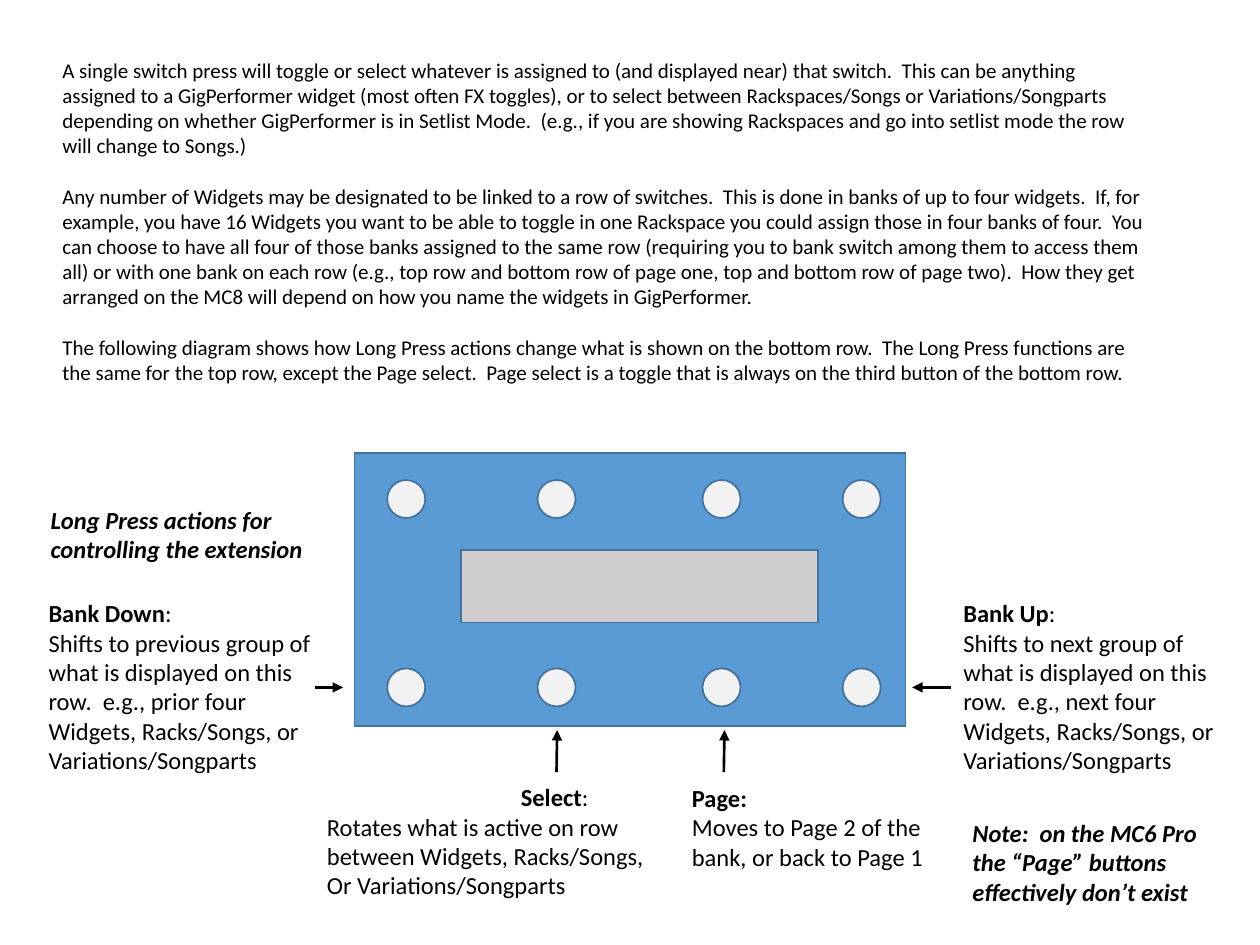
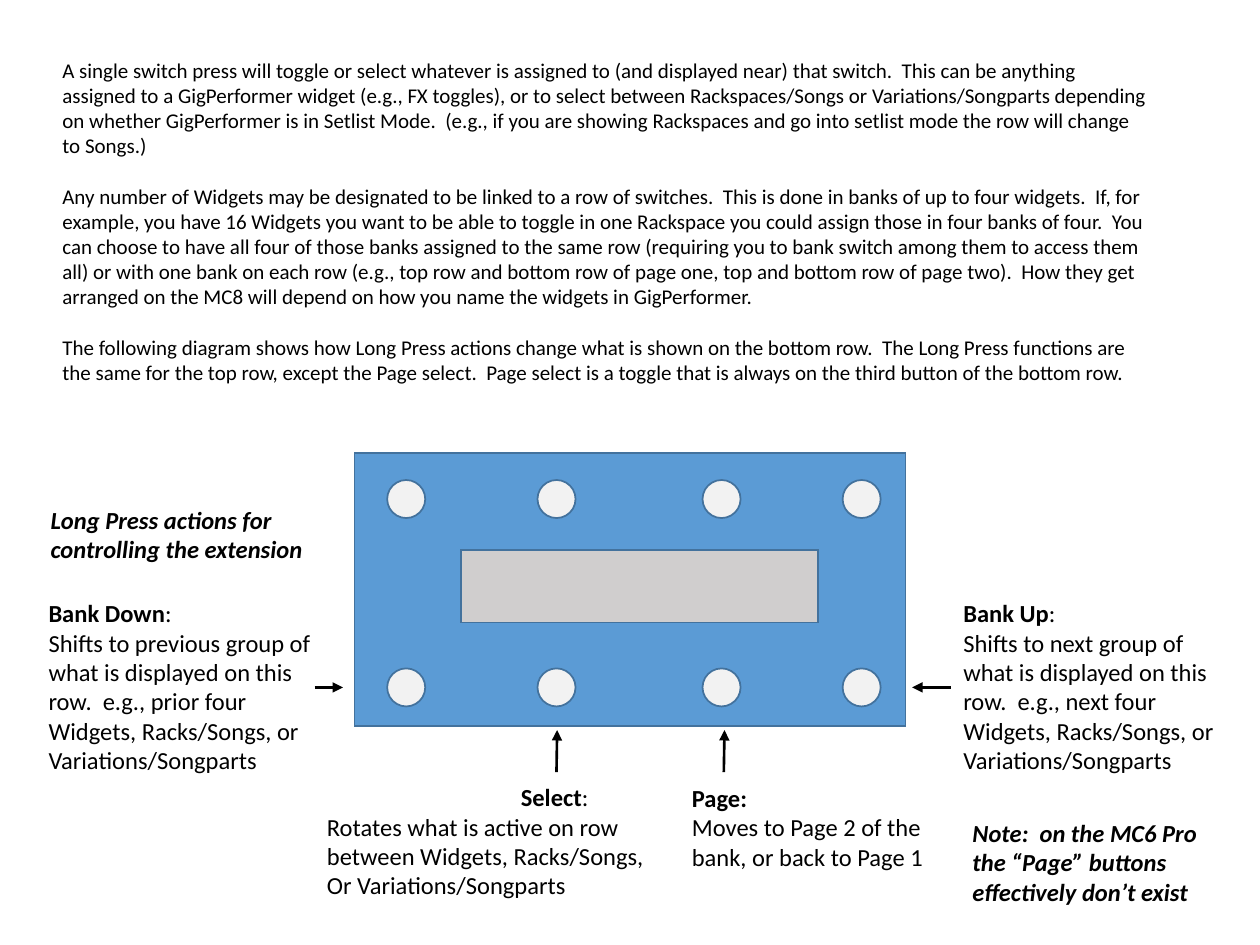
Before and after one commit to WidnerM/GP-MC8, a slide deck: slide 4 of MC8.pptx. Drawn at 1260x945 pixels with LibreOffice and Linux fonts; fonts in the diff are those of the drawing. Boxes give left, top, right and bottom in pixels: in the first picture for what was removed or moved away, otherwise in the second. Text is boxed around its words. In the diff, an @@ line names an element or a change of style, - is before the commit and + after.

```diff
--- a/MC8.pptx
+++ b/MC8.pptx
@@ text at <box>62,63,1146,157</box>: text changed @@
-A single switch press will toggle or select whatever is assigned to (and displayed near) that switch. This can be anything assigned to a GigPerformer widget (most often FX toggles), or to select between Rackspaces/Songs or Variations/Songparts depending on whether GigPerformer is in Setlist Mode. (e.g., if you are showing Rackspaces and go into setlist mode the row will change to Songs.)
+A single switch press will toggle or select whatever is assigned to (and displayed near) that switch. This can be anything assigned to a GigPerformer widget (e.g., FX toggles), or to select between Rackspaces/Songs or Variations/Songparts depending on whether GigPerformer is in Setlist Mode. (e.g., if you are showing Rackspaces and go into setlist mode the row will change to Songs.)
```
Also in this commit, not shown: 5 other slides changed, 2 slides added, 2 other files.
